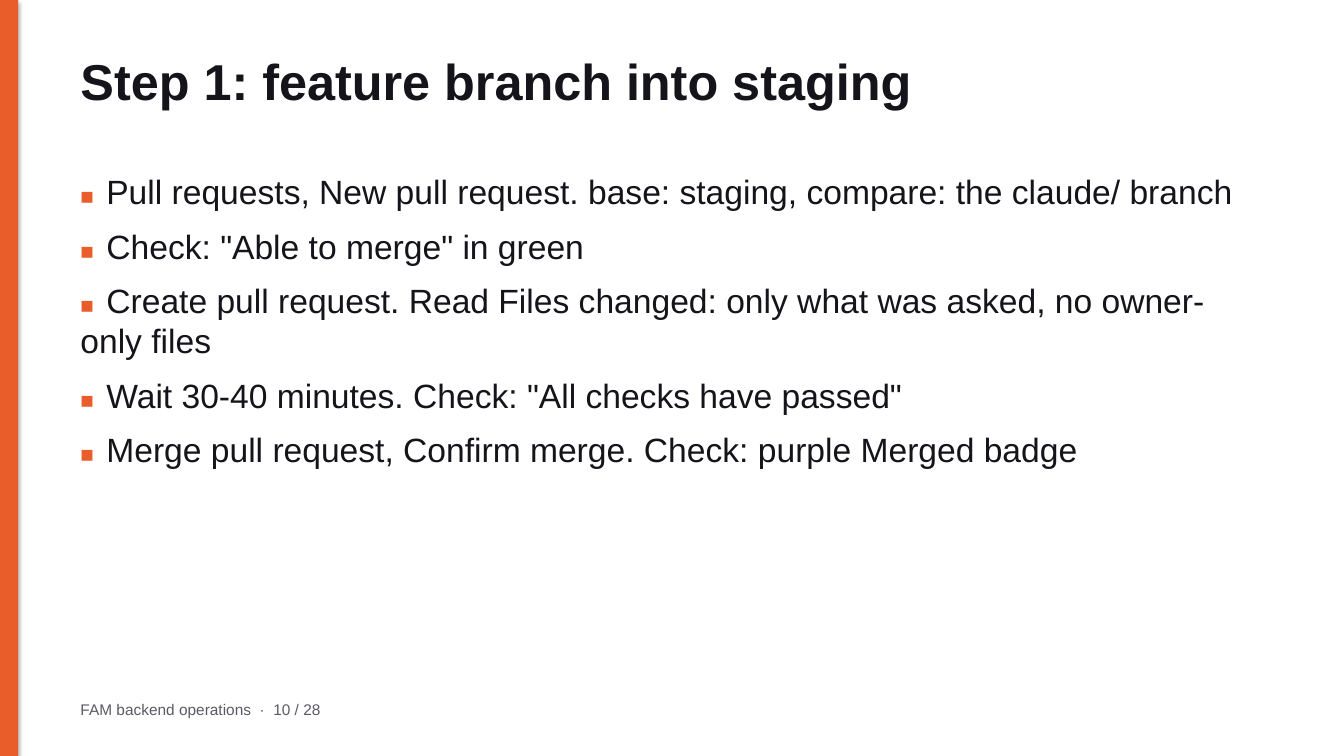
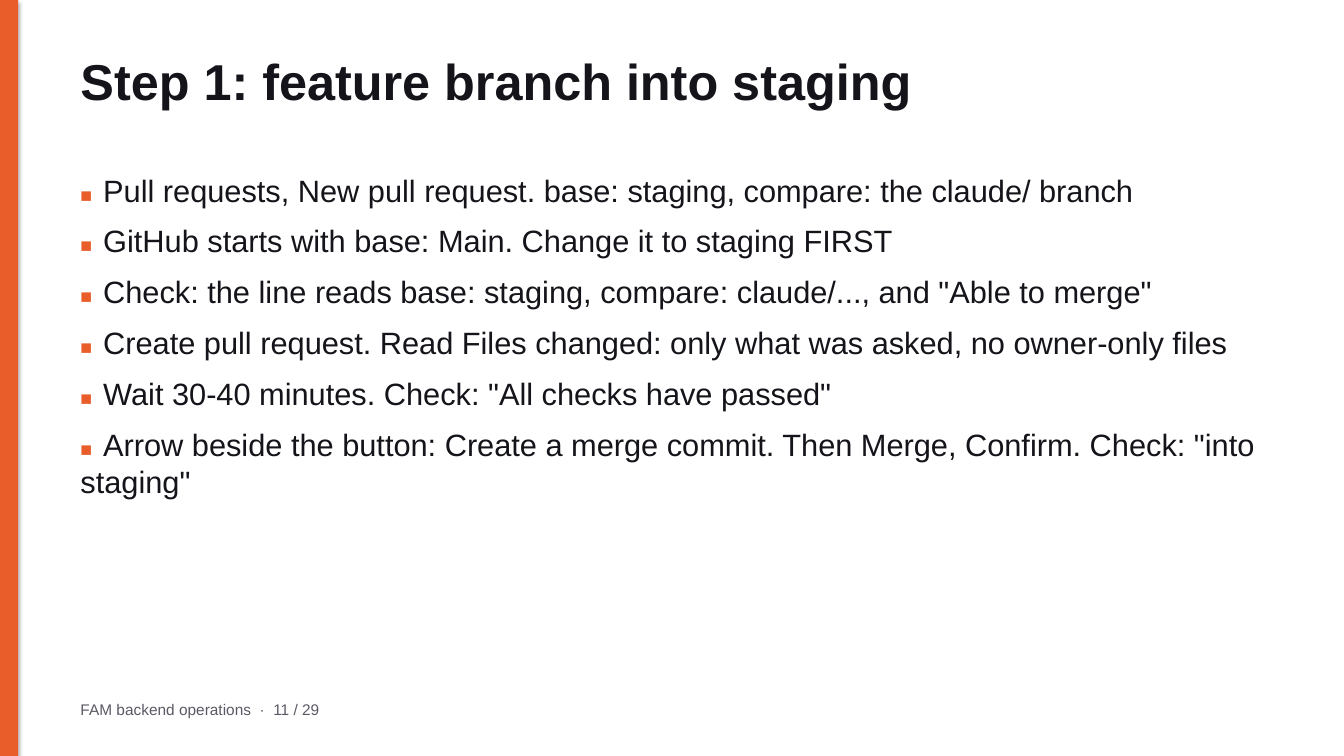
Before and after one commit to tjweingart-byte/FAM, a slide deck: slide 11 of docs/operations/FAM_Backend_Operations.pptx (slide 10 before the commit). Drawn at 1344x756 pixels with LibreOffice and Linux fonts; fonts in the diff are those of the drawing. Boxes give left, top, right and bottom in pixels: in the first picture for what was removed or moved away, otherwise in the second. Text is boxed around its words. In the diff, an @@ line names an element or a change of style, - is before the commit and + after.

```diff
--- a/docs/operations/FAM_Backend_Operations.pptx
+++ b/docs/operations/FAM_Backend_Operations.pptx
@@ text at (103,179,1227,411): size 16 to 14 pt in "■", "■", "■"; size 24 to 22 pt in "Pull requests, New pull request. base: staging, ...", "Create pull request. Read Files changed: only ...", "Wait 30-40 minutes. Check: "All checks have ..." @@
@@ text at (103,229,1152,309): text changed; size 24 to 22 pt @@
-■ Check: "Able to merge" in green
+■ GitHub starts with base: Main. Change it to staging FIRST
+■ Check: the line reads base: staging, compare: claude/..., and "Able to merge"
@@ text at (80,433,1254,499): text changed; size 24 to 22 pt @@
-■ Merge pull request, Confirm merge. Check: purple Merged badge
+■ Arrow beside the button: Create a merge commit. Then Merge, Confirm. Check: "into staging"
@@ text at (80,704,319,718): text changed @@
-FAM backend operations · 10 / 28
+FAM backend operations · 11 / 29
```
Also in this commit, not shown: 26 other slides changed, 1 slide added, 15 other files.
